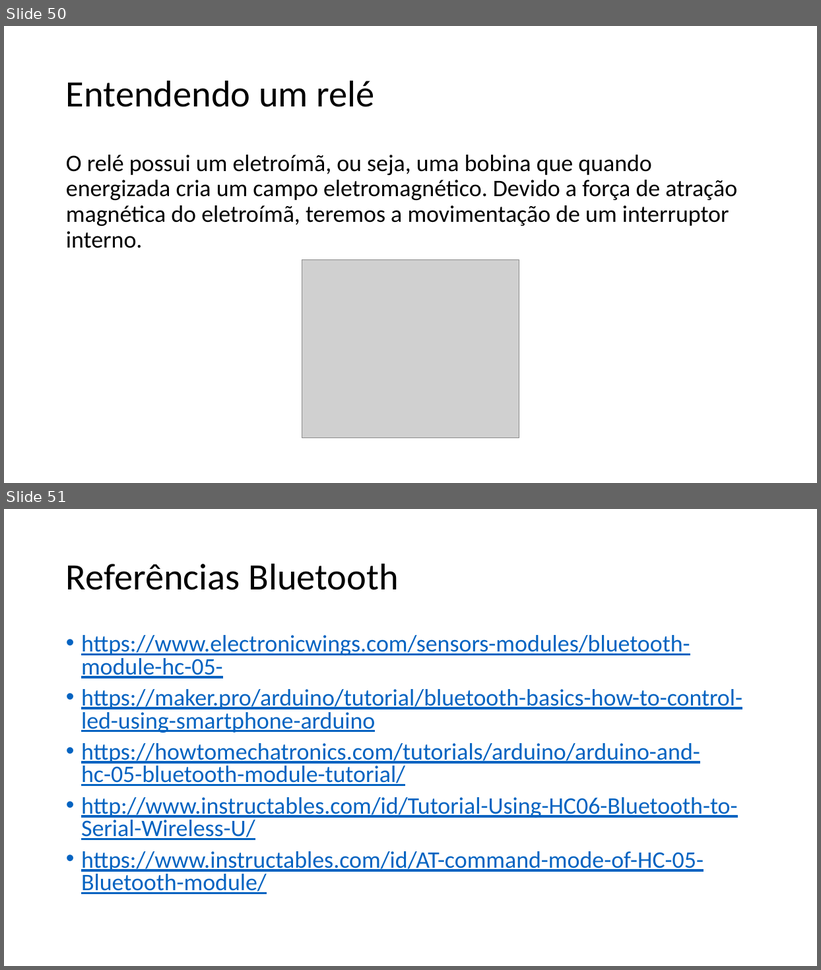
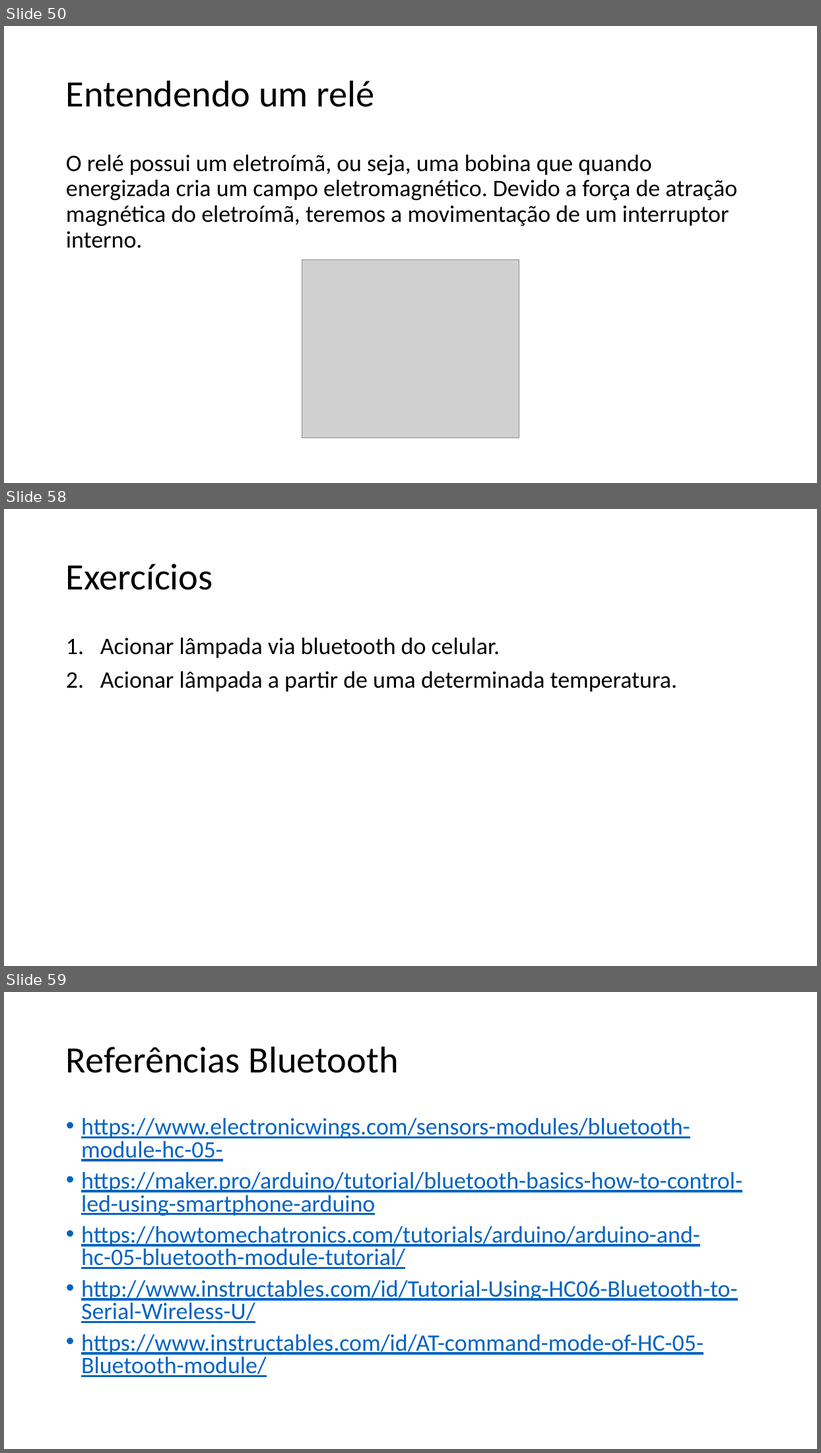
Before and after one commit to salmo-jr/public-slides, a slide deck: arduino-bluetooth.pptx. Shown one above the other, each under a label of ours: slides 50 and 51 before the commit, slides 50, 58 and 59 after it; the slides between them are not shown. The pictures are 821x970 and 821x1453 pixels, drawn with LibreOffice and Linux fonts; fonts in the diff are those of the drawing; grey boxes stand for pictures. Boxes give left, top, right and bottom in pixels: in the first picture for what was removed or moved away, otherwise in the second. Text is boxed around its words. In the diff, an @@ line names an element or a change of style, - is before the commit and + after.

```diff
--- a/arduino-bluetooth.pptx
+++ b/arduino-bluetooth.pptx
@@ slide 58 added at <box>4,509,817,966</box>, background #FFFFFF @@
@@ title added at <box>66,564,213,590</box>, 44 pt, text #000000 @@
+Exercícios
@@ text added at <box>100,638,677,692</box>, 28 pt, text #000000 @@
+1. Acionar lâmpada via bluetooth do celular.
+2. Acionar lâmpada a partir de uma determinada temperatura.
@@ what was slide 51 is now slide 59 @@
```
Also in this commit, not shown: 7 other slides added, 2 other files.
